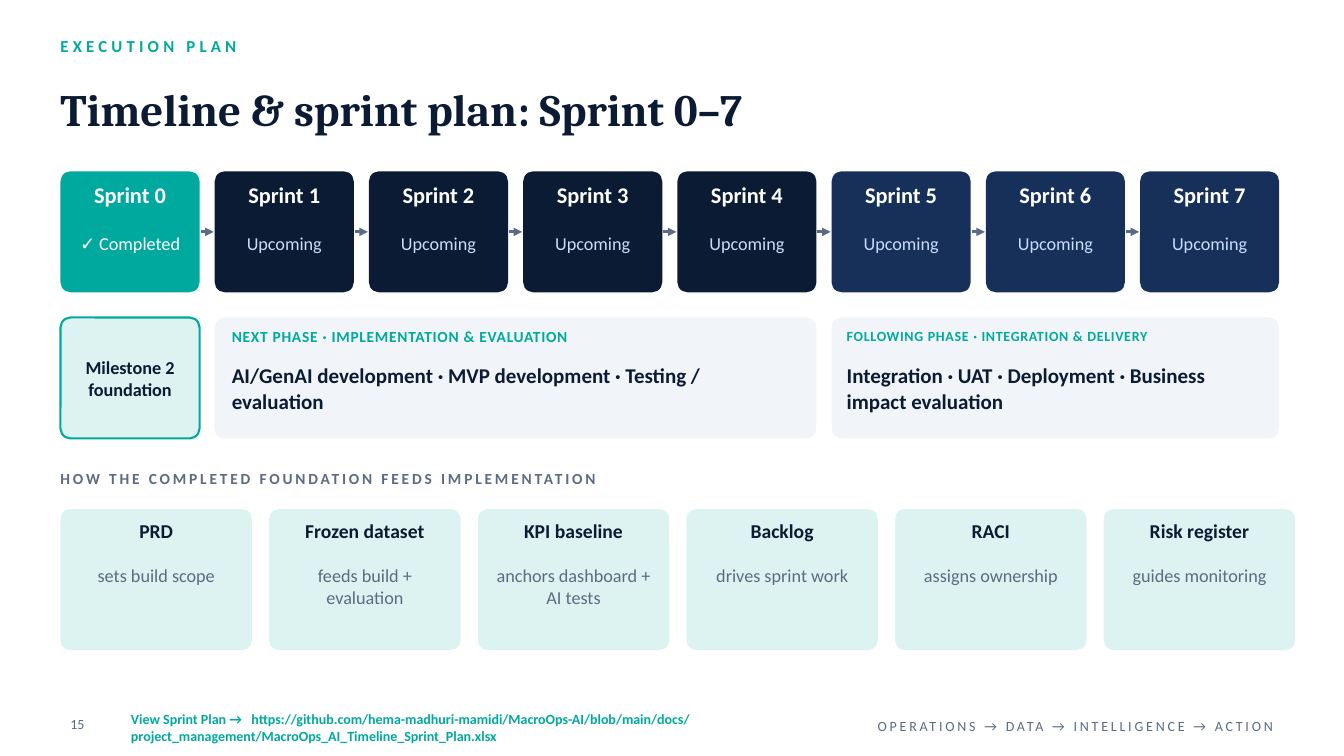
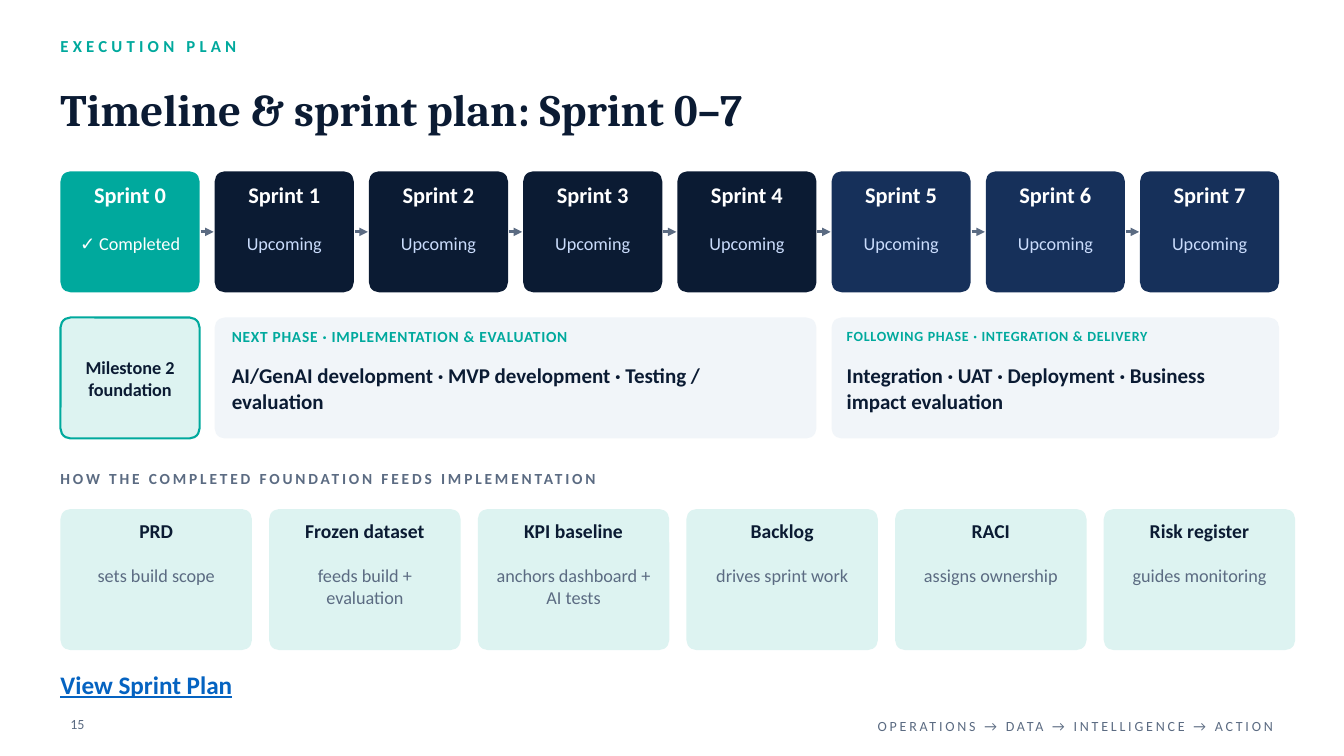
Before and after one commit to hema-madhuri-mamidi/MacroOps-AI, a slide deck: slide 15 of docs/presentations/MacroOps_AI_Milestone2_Review_Final.pptx. Drawn at 1344x756 pixels with LibreOffice and Linux fonts; fonts in the diff are those of the drawing. Boxes give left, top, right and bottom in pixels: in the first picture for what was removed or moved away, otherwise in the second. Text is boxed around its words. In the diff, an @@ line names an element or a change of style, - is before the commit and + after.

```diff
--- a/docs/presentations/MacroOps_AI_Milestone2_Review_Final.pptx
+++ b/docs/presentations/MacroOps_AI_Milestone2_Review_Final.pptx
@@ text at [60,676,233,698]: text changed; size 10 to 18 pt; text colour #00A99D to #0563C1 @@
-View Sprint Plan → https://github.com/hema-madhuri-mamidi/MacroOps-AI/blob/main/docs/project_management/MacroOps_AI_Timeline_Sprint_Plan.xlsx
+View Sprint Plan
```
Also in this commit, not shown: 8 other slides changed.
